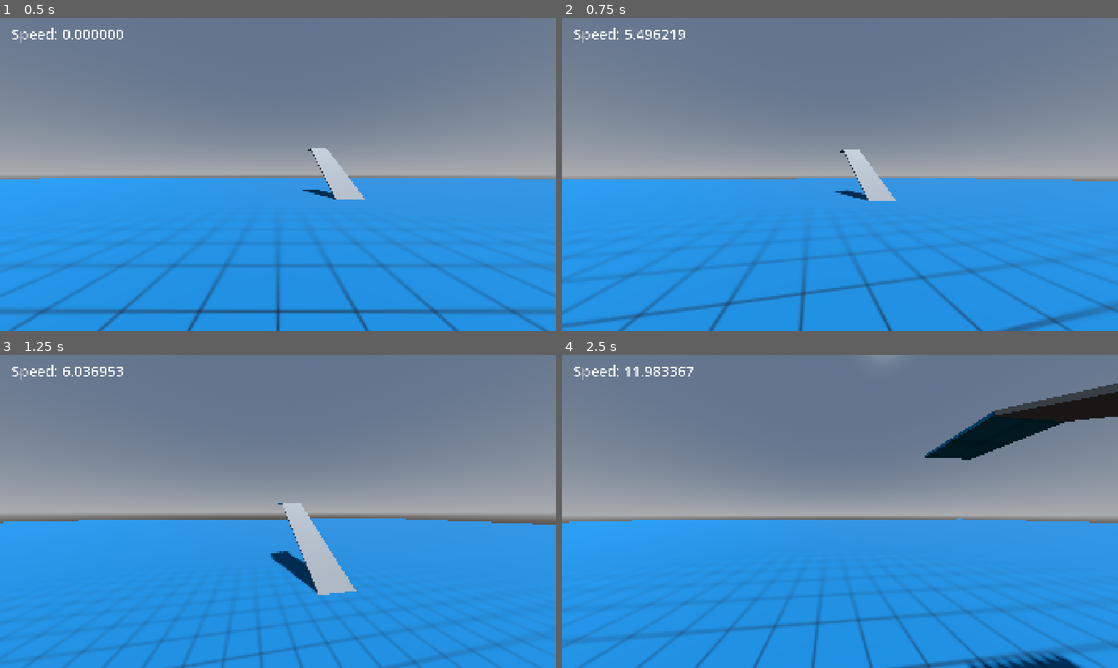
Above: before the commit, frames 1-4 (two rows, left to right).
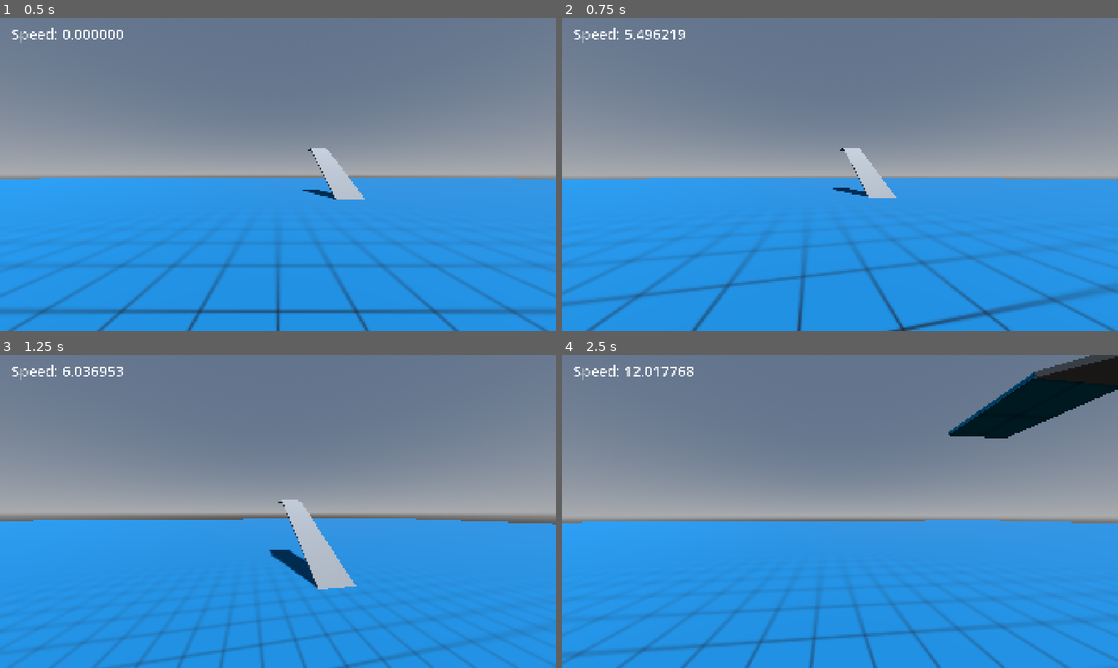
Above: after the commit, the same moments.

Repository: BilgiPasa/3d-first-person-movement-3
Game: Godot game, scene res://Scenes/main_scene.tscn
Same seed, same stepped clock (60 frames per second), same inputs: the game is played once before the commit and once after it.
Inputs (mouse positions are in pixels of both pictures, inside the frame that each line leads up to):
- Up to frame 1 (0.5 s): no input
- Up to frame 2 (0.75 s): tap Enter at 0.5 s; move the mouse to (867, 174) at 0.52 s; hold W (move_forward) from 0.53 s (still down); hold Shift (crouch) from 0.53 s (still down)
- Up to frame 3 (1.25 s): keep holding W (move_forward); keep holding Shift (crouch); tap Space (jump) at 0.77, 1.07 s; tap R (run) at 0.8 s
- Up to frame 4 (2.5 s): keep holding W (move_forward); move the mouse to (812, 511) at 1.27 s; release Shift (crouch) at 1.28 s; tap R (run) at 1.35 s; tap Space (jump) at 1.52, 1.55, 1.82 s; move the mouse to (851, 505) at 2.02 s; hold Space (jump) from 2.03 s (still down); tap Shift (crouch) at 2.3 s

Frame 1 is identical in both runs. In frame 2, 7.2% of the frame differs, in the area x 0-100%, y 41-100%; in frame 3, 4.1%; in frame 4, 11%, in the area x 0-100%, y 0-100%.

Commit message:
Add crouch mechanic, Update to version 0.5

Diff:
--- a/Scenes/player_and_camera.tscn
+++ b/Scenes/player_and_camera.tscn
@@ -12,6 +12,8 @@
 
 [sub_resource type="BoxShape3D" id="BoxShape3D_2b1b8"]
 
+[sub_resource type="SphereShape3D" id="SphereShape3D_vu1q0"]
+
 [sub_resource type="CapsuleMesh" id="CapsuleMesh_wkhpl"]
 
 [sub_resource type="CapsuleShape3D" id="CapsuleShape3D_r07tb"]
@@ -22,6 +24,8 @@
 [sub_resource type="BoxShape3D" id="BoxShape3D_5s483"]
 size = Vector3(0.6, 1.2, 0.1)
 
+[sub_resource type="SphereShape3D" id="SphereShape3D_r07tb"]
+
 [node name="PlayerAndCamera" type="Node3D" unique_id=1785156103 node_paths=PackedStringArray("player", "camera", "camera_holder", "camera_position")]
 script = ExtResource("1_vu1q0")
 player = NodePath("Player")
@@ -29,7 +33,7 @@
 camera_holder = NodePath("CameraHolder")
 camera_position = NodePath("Player/CameraPosition")
 
-[node name="Player" type="RigidBody3D" parent="." unique_id=1419588242 node_paths=PackedStringArray("camera_position", "slope_ray_cast", "can_jump_timer", "jumping_timer", "grounded_area", "bump_area")]
+[node name="Player" type="RigidBody3D" parent="." unique_id=1419588242 node_paths=PackedStringArray("camera_position", "slope_ray_cast", "can_jump_timer", "jumping_timer", "grounded_area", "bump_area", "dont_uncrouch_area")]
 collision_layer = 2
 mass = 75.0
 physics_material_override = ExtResource("1_a5f1f")
@@ -44,6 +48,8 @@
 grounded_area_sphere_shape = SubResource("SphereShape3D_y4qkf")
 bump_area = NodePath("BumpArea")
 bump_area_box_shape = SubResource("BoxShape3D_2b1b8")
+dont_uncrouch_area = NodePath("DontUncrouchArea")
+dont_uncrouch_area_sp_sh = SubResource("SphereShape3D_vu1q0")
 
 [node name="MeshInstance3D" type="MeshInstance3D" parent="Player" unique_id=1960179756]
 layers = 2
@@ -77,6 +83,13 @@
 [node name="CollisionShape3D" type="CollisionShape3D" parent="Player/BumpArea" unique_id=626794957]
 shape = SubResource("BoxShape3D_5s483")
 
+[node name="DontUncrouchArea" type="Area3D" parent="Player" unique_id=174286758]
+transform = Transform3D(1, 0, 0, 0, 1, 0, 0, 0, 1, 0, 0.475, 0)
+collision_layer = 2
+
+[node name="CollisionShape3D" type="CollisionShape3D" parent="Player/DontUncrouchArea" unique_id=266258544]
+shape = SubResource("SphereShape3D_r07tb")
+
 [node name="CameraHolder" type="Node3D" parent="." unique_id=683470626]
 transform = Transform3D(1, 0, 0, 0, 1, 0, 0, 0, 1, 0, 0.75, 0)
 
--- a/Scripts/player.gd
+++ b/Scripts/player.gd
@@ -29,7 +29,9 @@
 
 # Crouch
 var crouch_speed: float = Defaults.normal_speed * 2.0 / 3.0
+var crouching: bool = false
 var crouch_input: bool
+var dont_uncrouch: bool
 
 # Jump
 const CAN_JUMP_TIMER_SECONDS: float = 0.3
@@ -86,6 +88,8 @@
 @export var grounded_area_sphere_shape: SphereShape3D
 @export var bump_area: Area3D
 @export var bump_area_box_shape: BoxShape3D
+@export var dont_uncrouch_area: Area3D
+@export var dont_uncrouch_area_sp_sh: SphereShape3D # dont uncrouch area sphere shape
 
 func _ready() -> void:
 	mass = 75
@@ -107,6 +111,8 @@
 	grounded_area_sphere_shape.radius = GROUNDED_AREA_SPHERE_RADIUS
 	bump_area.position = Vector3(0, 0, -(PLAYER_RADIUS + BUMP_AREA_BOX_SIZE.z / 2))
 	bump_area_box_shape.size = BUMP_AREA_BOX_SIZE
+	dont_uncrouch_area.position = Vector3(0, (PLAYER_HEIGHT / 4) - 0.025, 0)
+	dont_uncrouch_area_sp_sh.radius = PLAYER_RADIUS
 
 # * Get inputs
 func _process(_delta: float) -> void:
@@ -126,6 +132,7 @@
 	bumping = bump_area.has_overlapping_bodies()
 	coyote_time(delta)
 	jump()
+	crouch()
 	handle_linear_damp()
 	movement(delta)
 	current_state = player_state_machine(current_state)
@@ -158,6 +165,30 @@
 	jumping = false
 	jumping_timer.stop()
 	jumping_timer.wait_time = JUMPING_TIMER_SECONDS
+
+func crouch() -> void:
+	if jumping:
+		return
+
+	if crouch_input && !crouching:
+		player_capsule_mesh.height = CROUCH_HEIGHT
+		player_capsule_shape.height = CROUCH_HEIGHT
+		camera_position.position = Vector3(0, (CROUCH_HEIGHT / 2) - 0.25, 0)
+		slope_ray_cast.position = Vector3(0, -CROUCH_HEIGHT / 2, 0)
+		grounded_area.position = Vector3(0, -CROUCH_HEIGHT / 2, 0)
+		bump_area_box_shape.size.y *= CROUCH_HEIGHT / PLAYER_HEIGHT
+		crouching = true
+	elif crouching:
+		dont_uncrouch = dont_uncrouch_area.has_overlapping_bodies()
+
+		if !crouch_input && !dont_uncrouch:
+			player_capsule_mesh.height = PLAYER_HEIGHT
+			player_capsule_shape.height = PLAYER_HEIGHT
+			camera_position.position = Vector3(0, (PLAYER_HEIGHT / 2) - 0.25, 0)
+			slope_ray_cast.position = Vector3(0, -PLAYER_HEIGHT / 2, 0)
+			grounded_area.position = Vector3(0, -PLAYER_HEIGHT / 2, 0)
+			bump_area_box_shape.size.y *= PLAYER_HEIGHT / CROUCH_HEIGHT
+			crouching = false
 
 func handle_linear_damp() -> void:
 	if grounded && !jumping:
@@ -256,7 +287,9 @@
 			return States.IDLE
 	elif state == States.RUNNING:
 		if get_speed() > MIN:
-			if run_input:
+			if crouching:
+				return States.CROUCH_WALKING
+			elif run_input:
 				return States.RUNNING
 			else:
 				if bumping || !trying_to_go_forward:
--- a/Scripts/player_and_camera.gd
+++ b/Scripts/player_and_camera.gd
@@ -3,8 +3,8 @@
 
 # Camera Rotation
 var mouse_sensitivity: int = Defaults.mouse_sensitivity
-var x_rot_deg: float = 0
-var y_rot_deg: float = 0
+var x_rot_deg: float = 0 # x rotation degrees
+var y_rot_deg: float = 0 # y rotation degrees
 
 # Camera Rotation Multipliers
 const NORMAL_CAM_ROT_MULT: int = 1
--- a/project.godot
+++ b/project.godot
@@ -11,7 +11,7 @@
 [application]
 
 config/name="3d-first-person-movement-3"
-config/version="0.4"
+config/version="0.5"
 run/main_scene="uid://vqg7uhh4omn8"
 config/features=PackedStringArray("4.7", "Forward Plus")
 config/icon="uid://bvutxnch1t6g1"
